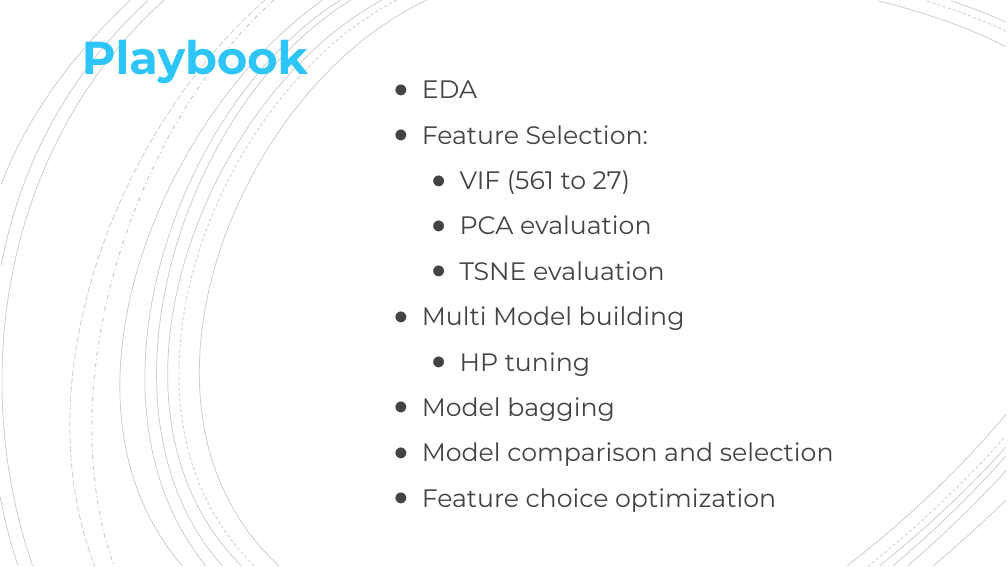
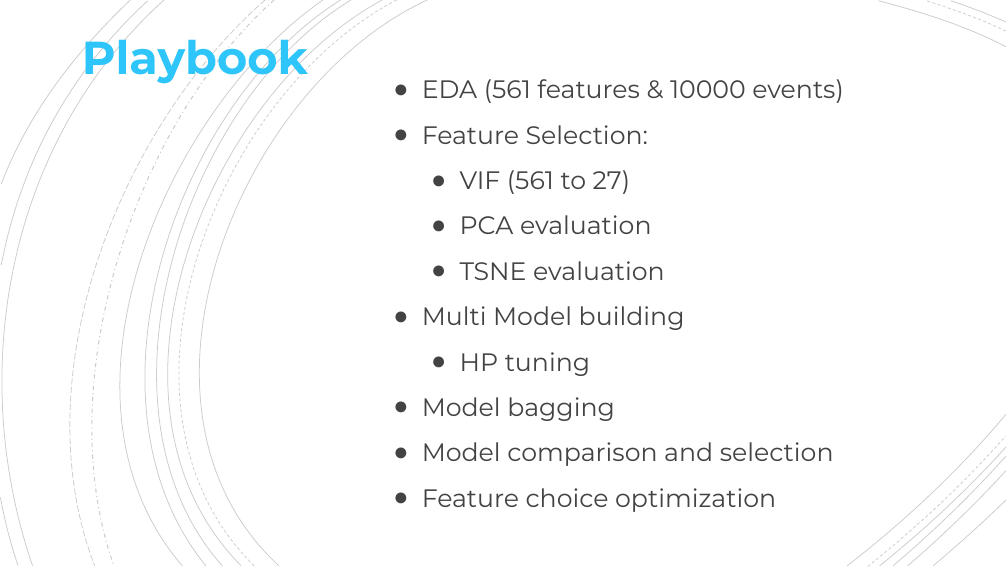
Before and after one commit to aelarabi/week9_HAR-Activity_recognition_project, a slide deck: slide 3 of HAR-presentation_July1st_2022_final_novid.pptx. Drawn at 1008x567 pixels with LibreOffice and Linux fonts; fonts in the diff are those of the drawing. Boxes give left, top, right and bottom in pixels: in the first picture for what was removed or moved away, otherwise in the second. Text is boxed around its words. In the diff, an @@ line names an element or a change of style, - is before the commit and + after.

Commit message:
HAR presentation

```diff
--- a/HAR-presentation_July1st_2022_final_novid.pptx
+++ b/HAR-presentation_July1st_2022_final_novid.pptx
@@ text at box(422, 79, 843, 103): text changed @@
-● EDA
+● EDA (561 features & 10000 events)
```
Also in this commit, not shown: 2 other slides changed.
